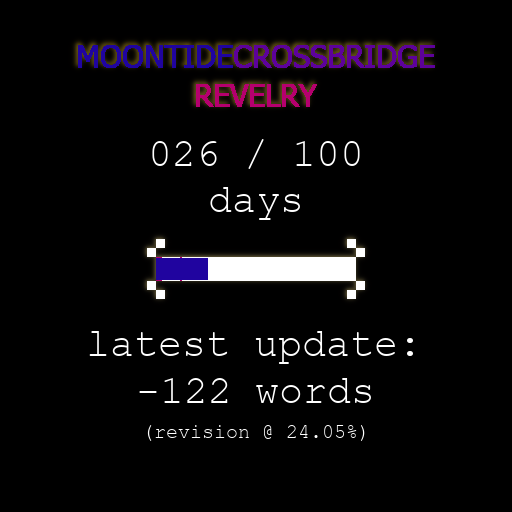
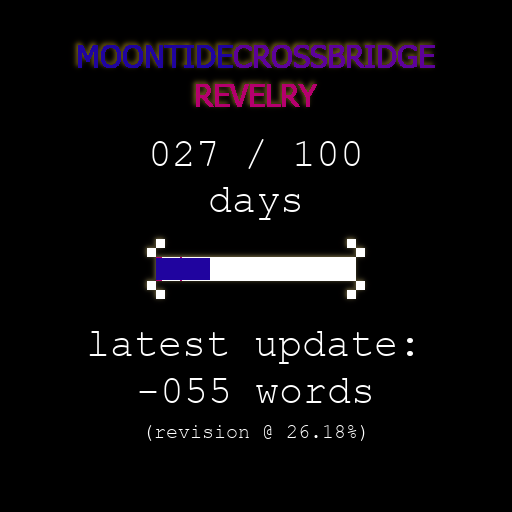
Layered file, before and after one edit (512x512). Changes by layer:
painted on "progress bar" over [208, 258, 210, 280]
renamed "(revision @ 24.05%)" to "(revision @ 26.18%)", painted on it over [300, 425, 344, 438]
painted on "XXX / 100" over [200, 141, 217, 166]
painted on "0000" over [164, 378, 228, 403]
